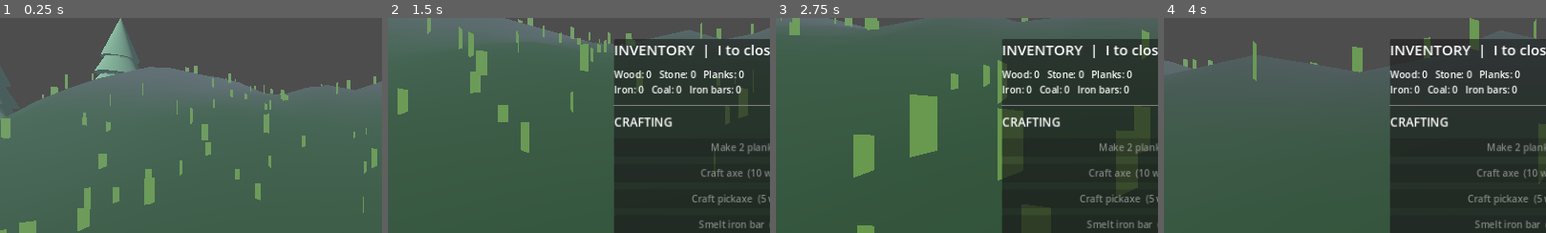
Above: before the commit, frames 1-4 (left to right).
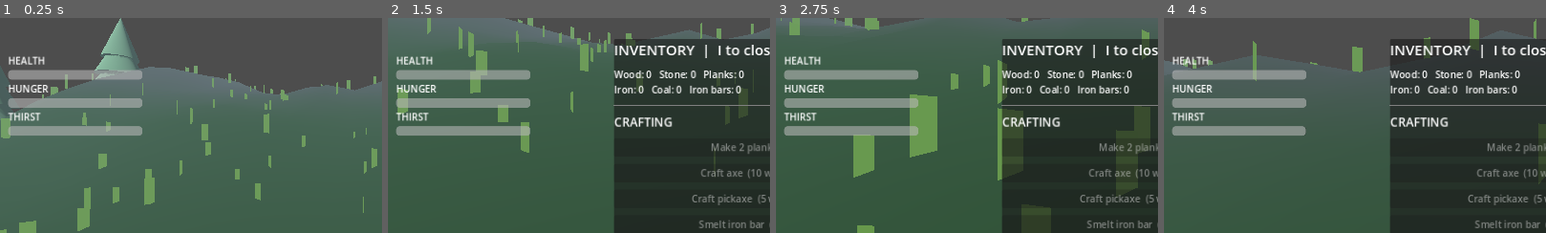
Above: after the commit, the same moments.

Repository: noval000/survival
Game: Godot game, scene res://scenes/Main.tscn
Same seed, same stepped clock (60 frames per second), same inputs: the game is played once before the commit and once after it.
Inputs (mouse positions are % of the whole screen's width and height, from its top left):
- Up to frame 1 (0.25 s): no input
- Up to frame 2 (1.5 s): tap Enter at 0.5 s; move the mouse to (55, 50) at 0.52 s; hold Shift (sprint) 0.53-1.28 s; hold W (move_forward) from 0.53 s (still down); click (55, 50) at 0.67 s; tap Space (jump) at 0.77 s; move the mouse to (45, 50) at 1.27 s; tap I at 1.35 s; click (45, 50) at 1.42 s
- Up to frame 3 (2.75 s): tap Space (jump) at 1.52 s; move the mouse to (60, 28) at 2.02 s; release W (move_forward) at 2.03 s; hold D (move_right) from 2.03 s (still down); tap B at 2.1 s; click (60, 28) at 2.17 s
- Up to frame 4 (4 s): move the mouse to (45, 70) at 2.77 s; release D (move_right) at 2.78 s; hold W (move_forward) 2.78-3.53 s; tap 1 at 2.85 s; click (45, 70) at 2.92 s; tap Space (jump) at 3.02, 3.77 s; move the mouse to (80, 65) at 3.52 s; hold A (move_left) from 3.53 s (still down); tap 2 at 3.6 s; click (80, 65) at 3.67 s
The pictures show only the part of the screen within x 0-50%, y 17-67%; the shares and areas given below are measured in that part.

The runs differ from the first frame. In frame 1, 5.4% of the frame differs, in the area x 2-38%, y 17-55%; in frame 2, 5.5%; in frame 3, 5.6%; in frame 4, 5.5%.

Commit message:
Implement health hunger thirst death respawn and save/load integration

Diff:
--- a/godot/scripts/Player.gd
+++ b/godot/scripts/Player.gd
@@ -2,6 +2,8 @@
 
 const INVENTORY_UI_SCRIPT = preload("res://scripts/InventoryUI.gd")
 const BUILDING_SCRIPT = preload("res://scripts/BuildingSystem.gd")
+const SURVIVAL_UI_SCRIPT = preload("res://scripts/SurvivalUI.gd")
+const SAVE_GAME = preload("res://scripts/SaveGame.gd")
 
 @export var walk_speed := 5.0
 @export var sprint_speed := 8.0
@@ -26,6 +28,13 @@
 var owned_tools: Dictionary = {"axe": true, "pickaxe": true}
 var inventory_ui: CanvasLayer
 var building: Node3D
+var survival_ui: CanvasLayer
+var health: float = 100.0
+var hunger: float = 100.0
+var thirst: float = 100.0
+var dead := false
+var survival_tick: float = 0.0
+var autosave_tick: float = 0.0
 var equipped_tool: String = "axe"
 var harvest_cooldown: float = 0.0
 var resource_label: Label
@@ -67,9 +76,22 @@
     building.name = "BuildingSystem"
     building.configure(self, camera, get_parent().get_node("IslandWorld"))
     get_parent().add_child.call_deferred(building)
+    survival_ui = SURVIVAL_UI_SCRIPT.new()
+    survival_ui.name = "SurvivalUI"
+    add_child(survival_ui)
+    survival_ui.respawn_requested.connect(respawn)
+    load_progress.call_deferred()
 
 func _unhandled_input(event: InputEvent) -> void:
     if event is InputEventKey and event.pressed and not event.echo:
+        if event.physical_keycode == KEY_F5:
+            save_progress()
+            return
+        if event.physical_keycode == KEY_F9:
+            load_progress()
+            return
+        if dead:
+            return
         if event.physical_keycode == KEY_I:
             var opened: bool = inventory_ui.toggle_inventory()
             Input.mouse_mode = Input.MOUSE_MODE_VISIBLE if opened else Input.MOUSE_MODE_CAPTURED
@@ -118,6 +140,22 @@
         head.rotation.x = clampf(head.rotation.x, -1.35, 1.35)
 
 func _physics_process(delta: float) -> void:
+    survival_tick += delta
+    autosave_tick += delta
+    if survival_tick >= 1.0 and not dead:
+        var elapsed: float = survival_tick
+        survival_tick = 0.0
+        hunger = maxf(0.0, hunger - elapsed * 0.035)
+        thirst = maxf(0.0, thirst - elapsed * 0.06)
+        if hunger <= 0.0 or thirst <= 0.0:
+            take_damage(elapsed * 2.0)
+        survival_ui.update_stats(health, hunger, thirst)
+    if autosave_tick >= 60.0 and not dead:
+        autosave_tick = 0.0
+        save_progress()
+    if dead:
+        velocity = Vector3.ZERO
+        return
     harvest_cooldown = maxf(0.0, harvest_cooldown - delta)
     swing_time = maxf(0.0, swing_time - delta)
     feedback_remaining = maxf(0.0, feedback_remaining - delta)
@@ -346,3 +384,64 @@
     sync_inventory()
     feedback_remaining = 1.5
     harvest_feedback.text = "Crafted: %s" % recipe
+
+func take_damage(amount: float) -> void:
+    if dead:
+        return
+    health = maxf(0.0, health - amount)
+    survival_ui.update_stats(health, hunger, thirst)
+    if health <= 0.0:
+        dead = true
+        building.set_active(false)
+        survival_ui.set_dead(true)
+        Input.mouse_mode = Input.MOUSE_MODE_VISIBLE
+
+func respawn() -> void:
+    dead = false
+    health = 100.0
+    hunger = 75.0
+    thirst = 75.0
+    global_position = Vector3(0.0, 3.0, 0.0)
+    velocity = Vector3.ZERO
+    survival_ui.set_dead(false)
+    survival_ui.update_stats(health, hunger, thirst)
+    Input.mouse_mode = Input.MOUSE_MODE_CAPTURED
+    save_progress()
+
+func save_progress() -> void:
+    if building == null or not building.is_inside_tree():
+        return
+    if SAVE_GAME.save_game(self, building):
+        feedback_remaining = 1.5
+        harvest_feedback.text = "Game saved"
+
+func load_progress() -> void:
+    if building == null or not building.is_inside_tree():
+        return
+    var data: Dictionary = SAVE_GAME.load_game()
+    if data.is_empty():
+        return
+    var coords: Array = data.get("position", [])
+    if coords.size() == 3:
+        global_position = Vector3(float(coords[0]), float(coords[1]), float(coords[2]))
+        velocity = Vector3.ZERO
+    var saved_resources: Dictionary = data.get("resources", {})
+    for key in resources:
+        resources[key] = maxi(0, int(saved_resources.get(key, 0)))
+    equipped_tool = str(data.get("equipped_tool", "axe"))
+    if equipped_tool not in ["axe", "pickaxe"]:
+        equipped_tool = "axe"
+    health = clampf(float(data.get("health", 100.0)), 1.0, 100.0)
+    hunger = clampf(float(data.get("hunger", 100.0)), 0.0, 100.0)
+    thirst = clampf(float(data.get("thirst", 100.0)), 0.0, 100.0)
+    dead = false
+    survival_ui.set_dead(false)
+    survival_ui.update_stats(health, hunger, thirst)
+    for child in building.get_children():
+        if child is StaticBody3D and child.name.begins_with("Built_"):
+            child.queue_free()
+    building.placed.clear()
+    var structures: Array = data.get("structures", [])
+    building.restore_structures(structures)
+    setup_tool()
+    sync_inventory()
